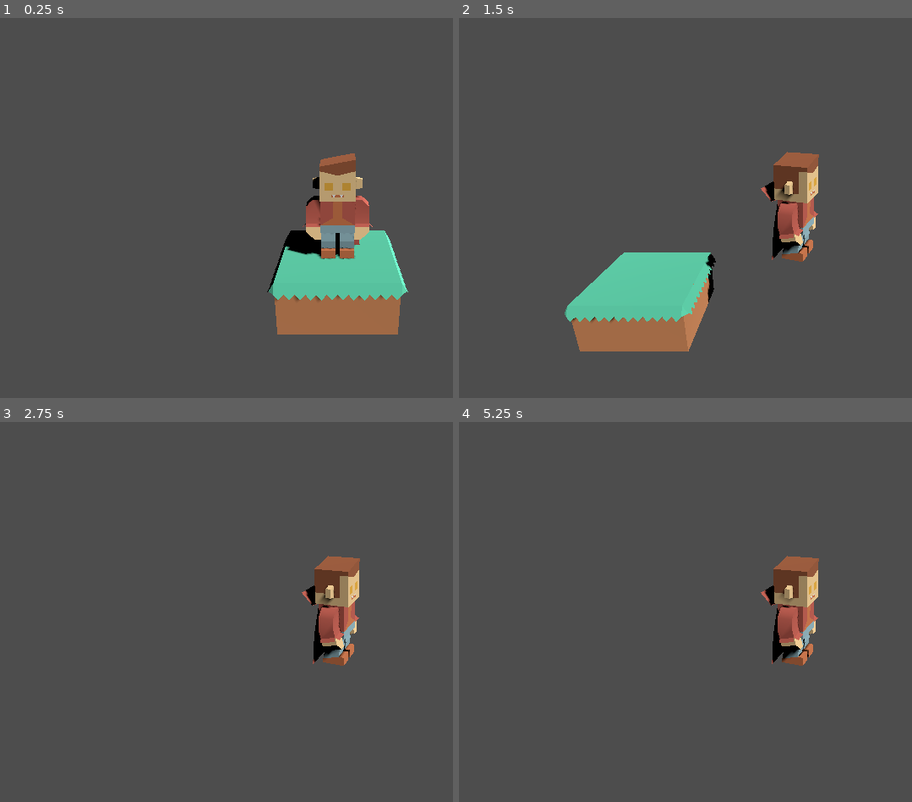
Above: before the commit, frames 1-4 (two rows, left to right).
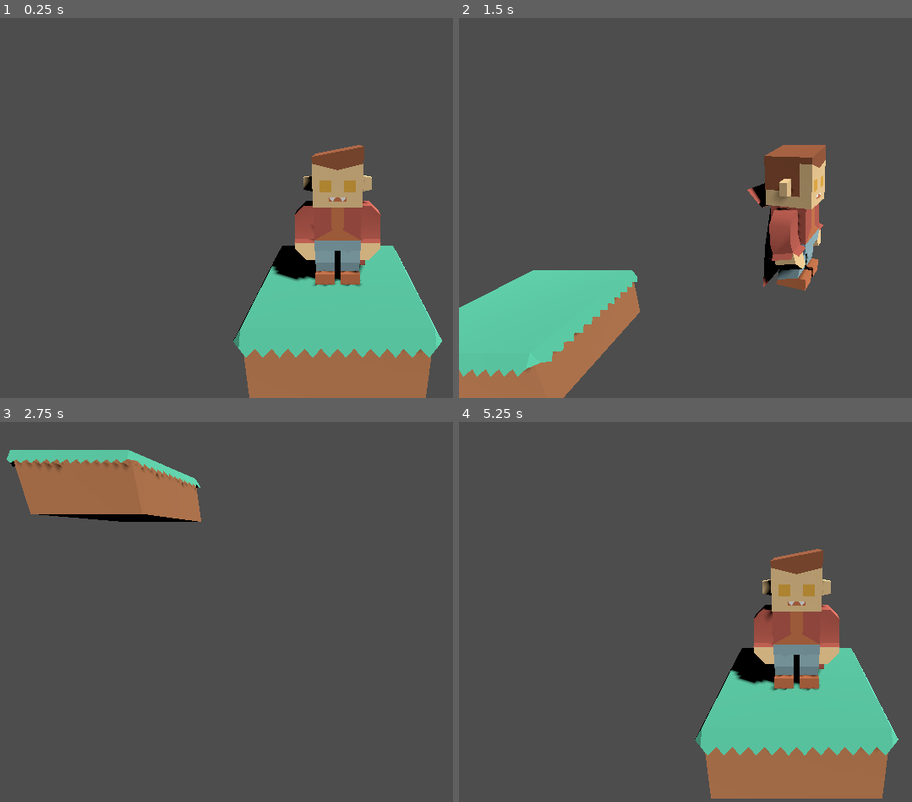
Above: after the commit, the same moments.

Repository: IsaacRF/test-platformer-3d
Game: Godot game, scene res://Levels/Level1.tscn
The game is run twice, just before and just after one commit, with the same random seed, the same clock (stepped at 60 frames per second) and the same inputs.
Inputs:
- Up to frame 1 (0.25 s): no input
- Up to frame 2 (1.5 s): tap Enter at 0.5 s; hold D (move_right) 0.53-1.28 s; tap Space (jump) at 0.77 s; hold S (move_backward) from 1.28 s (still down)
- Up to frame 3 (2.75 s): tap Space (jump) at 1.52 s; release S (move_backward) at 2.03 s; hold D (move_right) from 2.03 s (still down)
- Up to frame 4 (5.25 s): release D (move_right) at 2.78 s; hold W (move_forward) 2.78-3.53 s; tap Space (jump) at 3.02, 3.77, 4.52 s; hold A (move_left) 3.53-5.03 s; hold S (move_backward) from 5.03 s (still down)

The runs differ from the first frame. In frame 1, 16% of the frame differs, in the area x 51-98%, y 33-100%; in frame 2, 17%; in frame 3, 9.1%; in frame 4, 18%, in the area x 52-98%, y 33-100%.

Commit message:
Add death elements
- Add hazard death area
- Add player game over function, that triggers Death SFX and animation, and restarts the level
- Add a camera follow component to allow stopping the camera on death

Diff:
--- /dev/null
+++ b/Hazards/DeathArea.gd
@@ -0,0 +1,16 @@
+extends Area3D
+
+
+# Called when the node enters the scene tree for the first time.
+func _ready():
+	pass # Replace with function body.
+
+
+# Called every frame. 'delta' is the elapsed time since the previous frame.
+func _process(delta):
+	pass
+
+func _on_body_entered(body):
+	if body.is_in_group("Players"):
+		# The player entered the hazard zone.
+		body.call("game_over")
--- /dev/null
+++ b/Hazards/DeathArea.tscn
@@ -0,0 +1,8 @@
+[gd_scene load_steps=2 format=3 uid="uid://bssf3miyaxa02"]
+
+[ext_resource type="Script" path="res://Hazards/DeathArea.gd" id="1_usvkn"]
+
+[node name="DeathArea" type="Area3D"]
+script = ExtResource("1_usvkn")
+
+[connection signal="body_entered" from="." to="." method="_on_body_entered"]
--- a/Levels/Level1.tscn
+++ b/Levels/Level1.tscn
@@ -1,9 +1,16 @@
-[gd_scene load_steps=3 format=3 uid="uid://dfvna3ixit663"]
+[gd_scene load_steps=5 format=3 uid="uid://dfvna3ixit663"]
 
 [ext_resource type="PackedScene" uid="uid://d2do5kemgc8ee" path="res://Platforms/PlatformLarge.tscn" id="1_2i5le"]
 [ext_resource type="PackedScene" uid="uid://jqvufylajied" path="res://Player/Player.tscn" id="2_p81fo"]
+[ext_resource type="PackedScene" uid="uid://bssf3miyaxa02" path="res://Hazards/DeathArea.tscn" id="3_ni36n"]
+
+[sub_resource type="BoxShape3D" id="BoxShape3D_ayh7b"]
+size = Vector3(25, 4, 29)
 
 [node name="Main" type="Node3D"]
+
+[node name="Camera" type="Camera3D" parent="."]
+transform = Transform3D(1, 0, 0, 0, 0.93027, 0.366875, 0, -0.366875, 0.93027, 0, 2.56917, 4.8977)
 
 [node name="PlatformLarge" parent="." instance=ExtResource("1_2i5le")]
 transform = Transform3D(1, 0, 0, 0, 1, 0, 0, 0, 1, 0, -1, 0)
@@ -13,3 +20,10 @@
 [node name="DirectionalLight3D" type="DirectionalLight3D" parent="."]
 transform = Transform3D(-0.444334, 0.739847, 0.505167, -0.196032, -0.630521, 0.751009, 0.87415, 0.23467, 0.425195, 0.0528512, 5.63754, 0)
 shadow_enabled = true
+
+[node name="DeathArea" parent="." instance=ExtResource("3_ni36n")]
+transform = Transform3D(1, 0, 0, 0, 1, 0, 0, 0, 1, -4.02034, 0, 0.151889)
+
+[node name="CollisionShape3D" type="CollisionShape3D" parent="DeathArea"]
+transform = Transform3D(1, 0, 0, 0, 1, 0, 0, 0, 1, 4, -5.00685, 0)
+shape = SubResource("BoxShape3D_ayh7b")
--- a/Player/Player.gd
+++ b/Player/Player.gd
@@ -1,6 +1,6 @@
 extends CharacterBody3D
 
-var move_speed : float = 4.0
+var move_speed : float = 6.0
 var acceleration : float = 0.3
 var decceleration : float = 0.4
 var rotation_speed : float = 0.1
@@ -10,6 +10,10 @@
 var facing_angle : float
 
 @onready var model = $Model
+@onready var death_sfx = $DeathSFX
+@onready var animation_player = $AnimationPlayer
+@onready var camera_follow = $CameraFollow
+@onready var camera = $Camera
 
 func _physics_process(delta):
 	var input = Input.get_vector("move_left", "move_right", "move_forward", "move_backward")
@@ -33,3 +37,10 @@
 	if input.length() > 0 && is_on_floor():
 		facing_angle = Vector2(input.y, input.x).angle()
 		model.rotation.y = lerp_angle(model.rotation.y, facing_angle, rotation_speed)
+
+func game_over():
+	animation_player.play("Death")
+	death_sfx.play()
+	camera_follow.update_position = false
+	await get_tree().create_timer(1.0).timeout
+	get_tree().reload_current_scene()
--- a/Player/Player.tscn
+++ b/Player/Player.tscn
@@ -1,13 +1,66 @@
-[gd_scene load_steps=4 format=3 uid="uid://jqvufylajied"]
+[gd_scene load_steps=8 format=3 uid="uid://jqvufylajied"]
 
 [ext_resource type="Script" path="res://Player/Player.gd" id="1_3f3x6"]
 [ext_resource type="ArrayMesh" uid="uid://gjuyfsvj5gs0" path="res://Assets/Models/characterVampire.obj" id="1_pv2g0"]
+[ext_resource type="AudioStream" uid="uid://cesq424vl0eem" path="res://Sound/SFX/Death.ogg" id="3_wwhho"]
 
 [sub_resource type="CapsuleShape3D" id="CapsuleShape3D_q3auj"]
 radius = 0.3
 height = 1.2
 
-[node name="Player" type="CharacterBody3D"]
+[sub_resource type="Animation" id="Animation_7snvd"]
+resource_name = "Death"
+length = 0.5
+loop_mode = 1
+tracks/0/type = "value"
+tracks/0/imported = false
+tracks/0/enabled = true
+tracks/0/path = NodePath("Model:rotation")
+tracks/0/interp = 1
+tracks/0/loop_wrap = true
+tracks/0/keys = {
+"times": PackedFloat32Array(0, 0.5),
+"transitions": PackedFloat32Array(1, 1),
+"update": 0,
+"values": [Vector3(0, 0, 0), Vector3(0, 0, 6.28319)]
+}
+tracks/1/type = "method"
+tracks/1/imported = false
+tracks/1/enabled = false
+tracks/1/path = NodePath("DeathSFX")
+tracks/1/interp = 1
+tracks/1/loop_wrap = true
+tracks/1/keys = {
+"times": PackedFloat32Array(0),
+"transitions": PackedFloat32Array(1),
+"values": [{
+"args": [0.0],
+"method": &"play"
+}]
+}
+
+[sub_resource type="Animation" id="Animation_48sbo"]
+length = 0.001
+tracks/0/type = "value"
+tracks/0/imported = false
+tracks/0/enabled = true
+tracks/0/path = NodePath("Model:rotation")
+tracks/0/interp = 1
+tracks/0/loop_wrap = true
+tracks/0/keys = {
+"times": PackedFloat32Array(0),
+"transitions": PackedFloat32Array(1),
+"update": 0,
+"values": [Vector3(0, 0, 0)]
+}
+
+[sub_resource type="AnimationLibrary" id="AnimationLibrary_odadc"]
+_data = {
+"Death": SubResource("Animation_7snvd"),
+"RESET": SubResource("Animation_48sbo")
+}
+
+[node name="Player" type="CharacterBody3D" groups=["Players"]]
 transform = Transform3D(1.5, 0, 0, 0, 1.5, 0, 0, 0, 1.5, 0, 0, 0)
 script = ExtResource("1_3f3x6")
 
@@ -20,7 +73,14 @@
 transform = Transform3D(1, 0, 0, 0, 1, 0, 0, 0, 1, 0, 0.600632, 0)
 shape = SubResource("CapsuleShape3D_q3auj")
 
-[node name="Camera3D" type="Camera3D" parent="."]
-transform = Transform3D(0.666667, 0, 0, 0, 0.627226, 0.225902, 0, -0.225902, 0.627226, 0, 1.88287, 3.61406)
-current = true
-fov = 60.0
+[node name="CameraFollow" type="RemoteTransform3D" parent="."]
+transform = Transform3D(1, 0, 0, 0, 0.960513, 0.278237, 0, -0.278237, 0.960513, 0, 1.26213, 2.06253)
+remote_path = NodePath("../../Camera")
+
+[node name="AnimationPlayer" type="AnimationPlayer" parent="."]
+libraries = {
+"": SubResource("AnimationLibrary_odadc")
+}
+
+[node name="DeathSFX" type="AudioStreamPlayer" parent="."]
+stream = ExtResource("3_wwhho")
